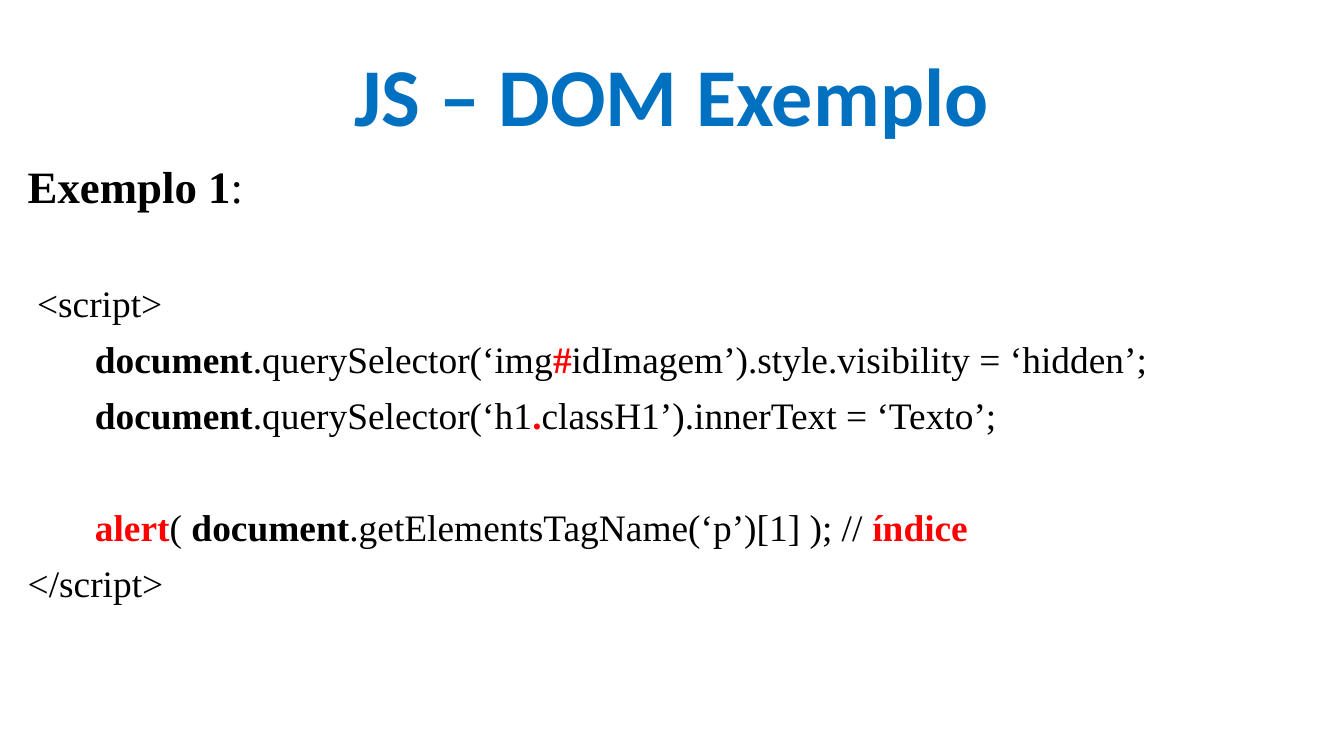
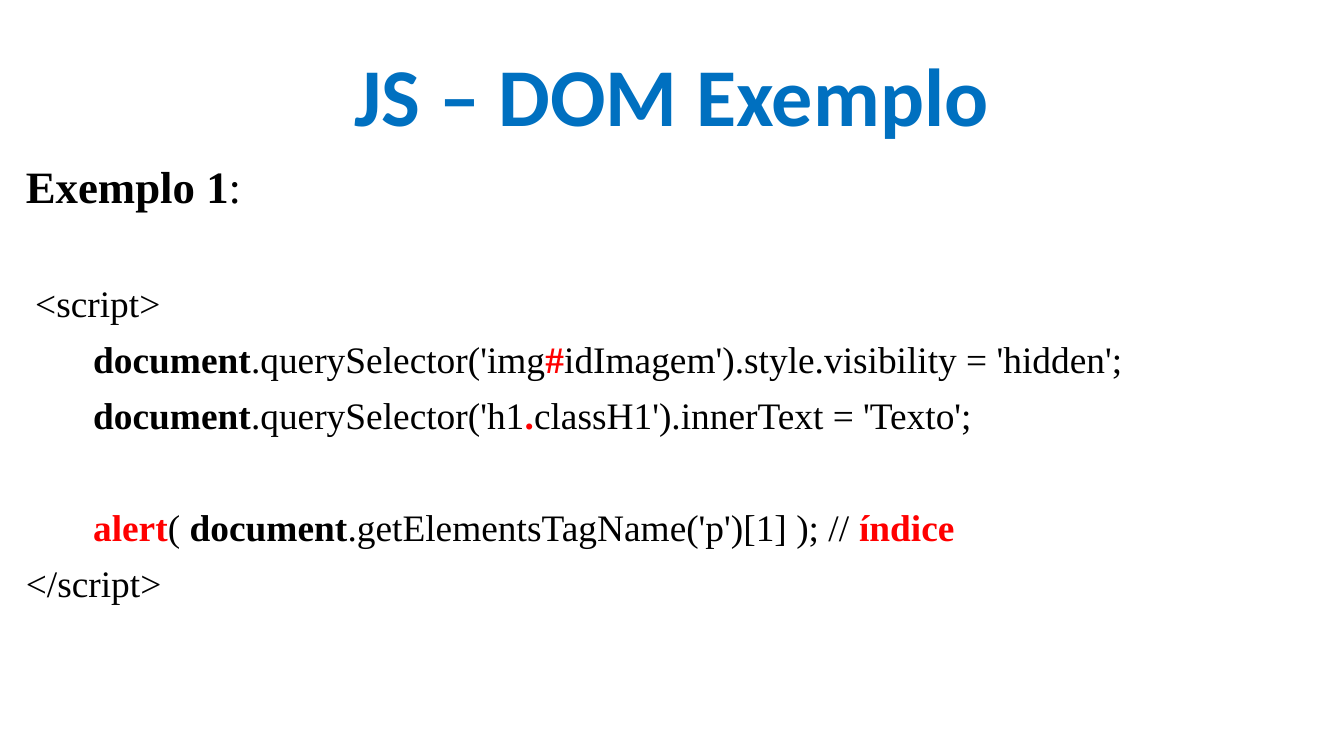
Before and after one commit to CloudEducationBrazil/WydenDesenvolvimentoWebPHP, a slide deck: slide 17 of 01 Classes/Aula 08 Desenvolvimento Web PHP - JS.pptx. Drawn at 1344x756 pixels with LibreOffice and Linux fonts; fonts in the diff are those of the drawing; background and template pictures are left out. Boxes give left, top, right and bottom in pixels: in the first picture for what was removed or moved away, otherwise in the second. Text is boxed around its words. In the diff, an @@ line names an element or a change of style, - is before the commit and + after.

```diff
--- a/01 Classes/Aula 08 Desenvolvimento Web PHP - JS.pptx
+++ b/01 Classes/Aula 08 Desenvolvimento Web PHP - JS.pptx
@@ text at [93,347,1123,548]: text changed @@
-document.querySelector(‘img#idImagem’).style.visibility = ‘hidden’;
-document.querySelector(‘h1.classH1’).innerText = ‘Texto’;
-alert( document.getElementsTagName(‘p’)[1] ); // índice
+document.querySelector('img#idImagem').style.visibility = 'hidden';
+document.querySelector('h1.classH1').innerText = 'Texto';
+alert( document.getElementsTagName('p')[1] ); // índice
```
Also in this commit, not shown: 7 other slides changed, 2 other files.
